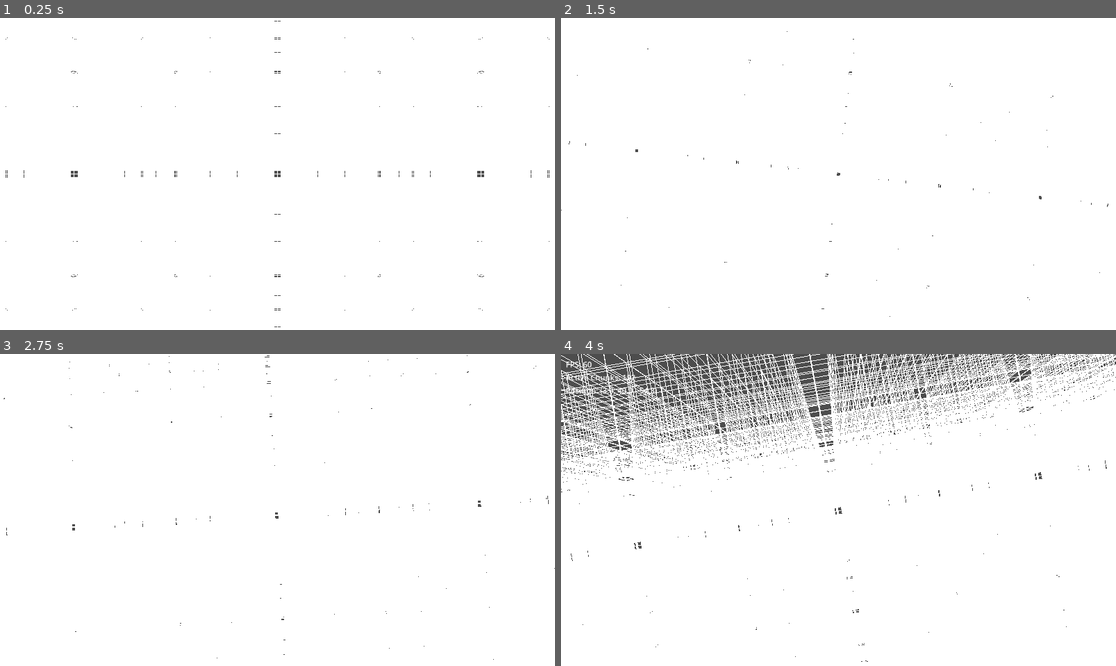
Above: before the commit, frames 1-4 (two rows, left to right).
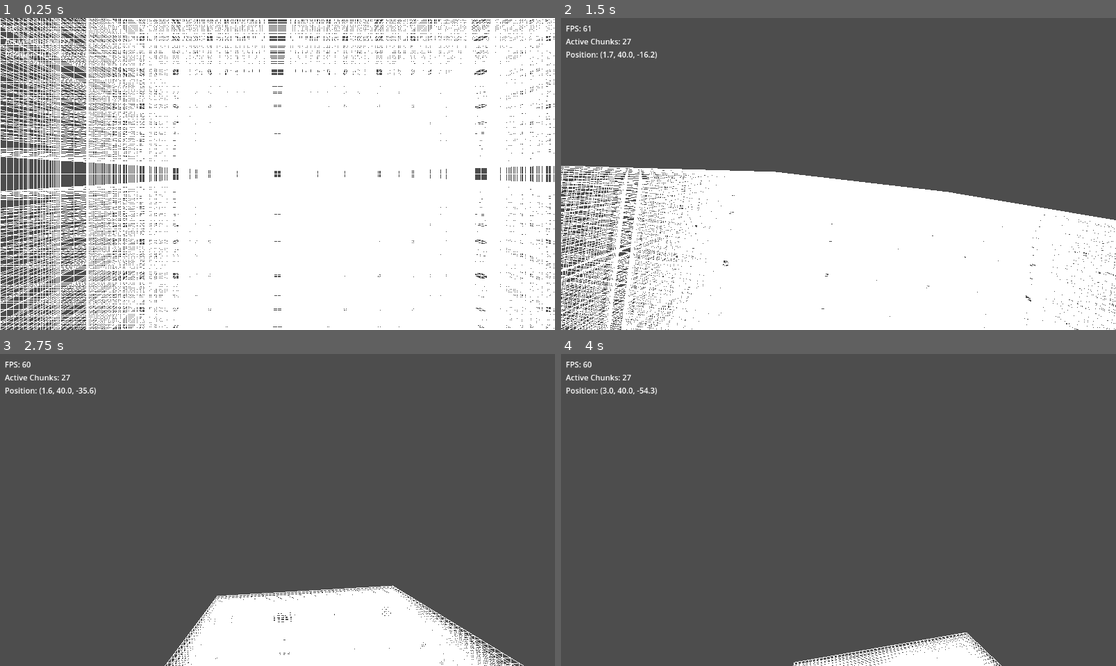
Above: after the commit, the same moments.

Repository: BerkZerker/Godot-Voxel-Demo
Game: Godot game, scene res://scenes/world.tscn
Same seed, same stepped clock (60 frames per second), same inputs: the game is played once before the commit and once after it.
Inputs (mouse positions are in pixels of both pictures, inside the frame that each line leads up to):
- Up to frame 1 (0.25 s): no input
- Up to frame 2 (1.5 s): tap Enter at 0.5 s; move the mouse to (866, 174) at 0.52 s; hold Shift (sprint) 0.53-1.28 s; hold W (forward) from 0.53 s (still down); move the mouse to (810, 174) at 1.27 s; tap Shift (sprint) at 1.35 s
- Up to frame 3 (2.75 s): keep holding W (forward); move the mouse to (288, 503) at 2.02 s; hold Shift (sprint) from 2.03 s (still down)
- Up to frame 4 (4 s): keep holding W (forward); move the mouse to (832, 516) at 2.77 s; release Shift (sprint) at 2.78 s; tap Shift (sprint) at 2.85 s; move the mouse to (877, 513) at 3.52 s; hold Shift (sprint) from 3.53 s (still down)

The runs differ from the first frame. In frame 1, 12% of the frame differs, in the area x 0-100%, y 0-100%; in frame 2, 56%; in frame 3, 89%; in frame 4, 88%.

Commit message:
Update game_settings.tres

Diff:
--- a/settings/game_settings.tres
+++ b/settings/game_settings.tres
@@ -6,9 +6,9 @@
 script = ExtResource("1_abcd1")
 voxel_size = 1.0
 chunk_size = 16
-world_size_x = 8
+world_size_x = 3
 world_size_y = 3
-world_size_z = 8
+world_size_z = 3
 render_distance = 2
 movement_speed = 10.0
 sprint_speed = 20.0
